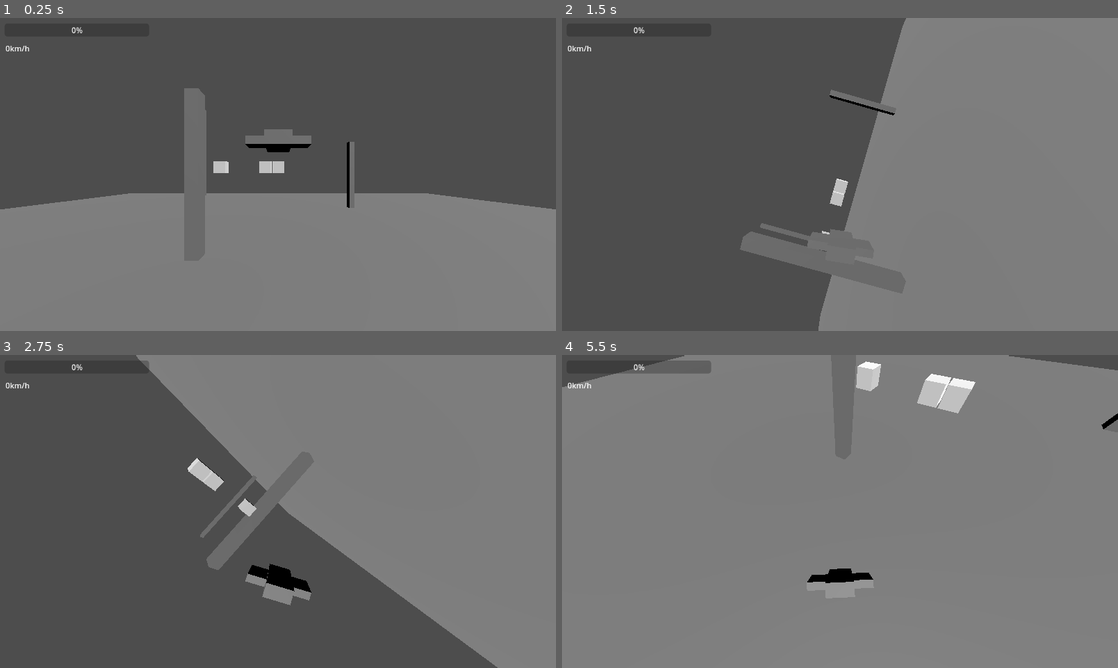
Above: before the commit, frames 1-4 (two rows, left to right).
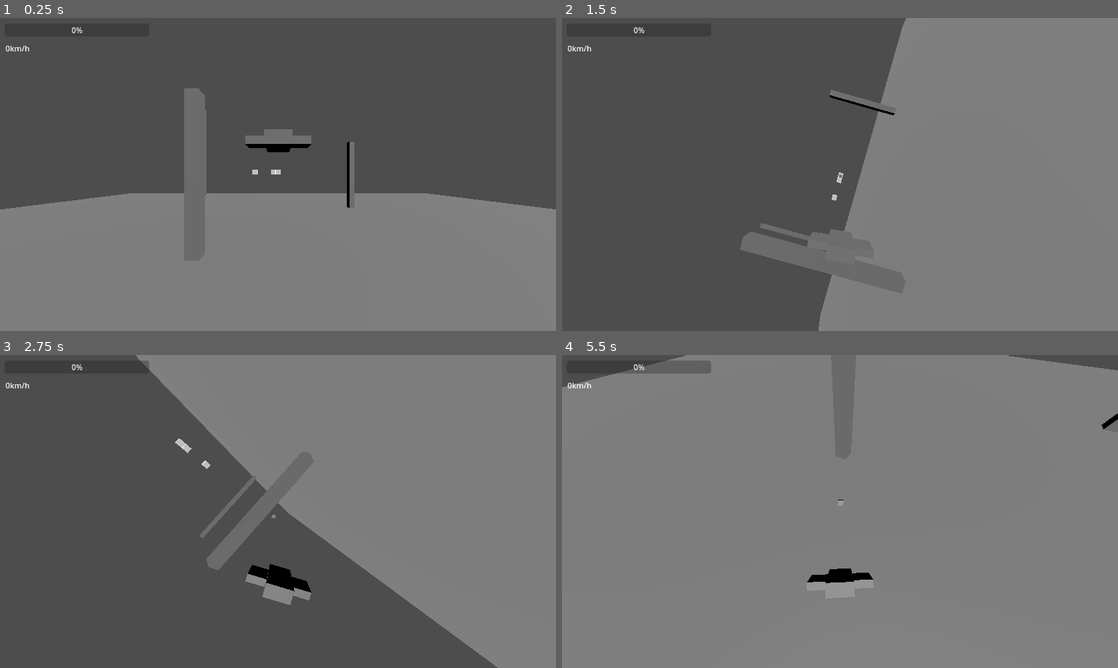
Above: after the commit, the same moments.

Repository: DnumdeYevoc/Plane-Game
Game: Godot game, scene res://game.tscn
The game is run twice, just before and just after one commit, with the same random seed, the same clock (stepped at 60 frames per second) and the same inputs.
Inputs (mouse positions are in pixels of both pictures, inside the frame that each line leads up to):
- Up to frame 1 (0.25 s): no input
- Up to frame 2 (1.5 s): move the mouse to (962, 158) at 0.52 s; hold E (roll_right) 0.53-1.28 s; hold Space (turbo) 0.53-1.28 s; click (962, 158) at 0.6 s; move the mouse to (728, 190) at 1.27 s; hold W (pitch_down) from 1.28 s (still down); tap Space (turbo) at 1.35 s
- Up to frame 3 (2.75 s): click (166, 527) at 1.55 s; move the mouse to (333, 442) at 2.02 s; release W (pitch_down) at 2.03 s; hold E (roll_right) from 2.03 s (still down); hold Space (turbo) from 2.03 s (still down); click (333, 442) at 2.1 s
- Up to frame 4 (5.5 s): move the mouse to (812, 574) at 2.77 s; release E (roll_right) at 2.78 s; release Space (turbo) at 2.78 s; hold S (pitch_up) 2.78-3.53 s; tap Space (turbo) at 2.85, 4.35 s; click (812, 574) at 3.05 s; move the mouse to (1006, 558) at 3.52 s; hold Space (turbo) 3.53-4.28 s; hold Q (roll_left) 3.53-5.03 s; click (1006, 558) at 3.6 s; move the mouse to (673, 464) at 4.27 s; click (673, 464) at 4.55 s; move the mouse to (867, 511) at 5.02 s; hold W (pitch_down) from 5.03 s (still down); hold Space (turbo) from 5.03 s (still down); click (867, 511) at 5.1 s

The runs differ from the first frame. In frame 1, 0.3% of the frame differs, in the area x 38-52%, y 45-50%; in frame 2, 0.2%; in frame 3, 0.5%; in frame 4, 1.2%, in the area x 49-75%, y 2-49%.

Commit message:
added working bullets

Diff:
--- /dev/null
+++ b/finalproject/bullet.gd
@@ -0,0 +1,39 @@
+extends MeshInstance3D
+var vel : Vector3
+
+var speed : int
+var target_pos := Vector3.ZERO
+var explode : bool
+var damage : int
+@export var resource : Resource
+
+var h_cooldown : int
+var target : Node3D
+func _ready() -> void:
+	speed = resource.speed
+	mesh = resource.mesh
+	damage = resource.damage
+	explode = resource.explode
+
+func _process(delta: float) -> void:
+	if h_cooldown > 0:
+		h_cooldown -=1
+	if h_cooldown == 1:
+		target.hit(damage)
+	var dir = position.direction_to(target_pos)
+	vel = dir *speed
+	if position.distance_to(target_pos)<speed:
+		end()
+	position += vel
+
+func end():
+	#add explsoion animation
+	if explode:
+		#await
+		pass
+	queue_free()
+
+func hit(tar):
+	var delay = position.distance_to(target_pos)/resource.speed
+	h_cooldown = delay
+	target = tar
--- /dev/null
+++ b/finalproject/bullet.tres
@@ -0,0 +1,12 @@
+[gd_resource type="Resource" load_steps=3 format=3 uid="uid://cyiy4vmnkqjxw"]
+
+[ext_resource type="Script" uid="uid://celgfdf3x0i2h" path="res://bullet_template.gd" id="1_v74cf"]
+
+[sub_resource type="BoxMesh" id="BoxMesh_l0ul8"]
+
+[resource]
+script = ExtResource("1_v74cf")
+speed = 1
+mesh = SubResource("BoxMesh_l0ul8")
+damage = 10
+explode = false
--- /dev/null
+++ b/finalproject/bullet.tscn
@@ -0,0 +1,11 @@
+[gd_scene load_steps=4 format=3 uid="uid://bt1r0eadydri3"]
+
+[ext_resource type="Script" uid="uid://bqgv6pm7pnmb3" path="res://bullet.gd" id="1_v8qja"]
+[ext_resource type="Resource" uid="uid://cyiy4vmnkqjxw" path="res://bullet.tres" id="2_t4vbm"]
+
+[sub_resource type="BoxMesh" id="BoxMesh_rtl8c"]
+
+[node name="Bullet" type="MeshInstance3D"]
+mesh = SubResource("BoxMesh_rtl8c")
+script = ExtResource("1_v8qja")
+resource = ExtResource("2_t4vbm")
--- /dev/null
+++ b/finalproject/bullet_template.gd
@@ -0,0 +1,5 @@
+extends Resource
+@export var speed : int
+@export var mesh : Mesh
+@export var damage : int
+@export var explode : bool
--- a/finalproject/game.tscn
+++ b/finalproject/game.tscn
@@ -48,10 +48,10 @@
 transform = Transform3D(1, 0, 0, 0, 1, 0, 0, 0, 1, 0, 20, 0)
 
 [node name="OtherPlayer" parent="." instance=ExtResource("2_e2o6t")]
-transform = Transform3D(2, 0, 0, 0, 2, 0, 0, 0, 2, 0, 19.9806, -20.6267)
+transform = Transform3D(2, 0, 0, 0, 2, 0, 0, 0, 2, 0, 19.9806, -60.1549)
 
 [node name="OtherPlayer2" parent="." instance=ExtResource("2_e2o6t")]
-transform = Transform3D(2, 0, 0, 0, 2, 0, 0, 0, 2, -2.2035, 19.9806, -20.6267)
+transform = Transform3D(2, 0, 0, 0, 2, 0, 0, 0, 2, -2.2035, 19.9806, -60.1549)
 
 [node name="OtherPlayer3" parent="." instance=ExtResource("2_e2o6t")]
-transform = Transform3D(2, 0, 0, 0, 2, 0, 0, 0, 2, -9.90426, 19.9806, -20.6267)
+transform = Transform3D(2, 0, 0, 0, 2, 0, 0, 0, 2, -9.90426, 19.9806, -60.1549)
--- a/finalproject/plane.tscn
+++ b/finalproject/plane.tscn
@@ -1,7 +1,8 @@
-[gd_scene load_steps=7 format=3 uid="uid://b6713dtnbcff"]
+[gd_scene load_steps=8 format=3 uid="uid://b6713dtnbcff"]
 
 [ext_resource type="Script" uid="uid://ce5d0x4sl3t4g" path="res://plane_controller.gd" id="1_f3srd"]
 [ext_resource type="Script" uid="uid://6dqxvuqamtge" path="res://3rd_person_cam.gd" id="2_dpar4"]
+[ext_resource type="Resource" uid="uid://cyiy4vmnkqjxw" path="res://bullet.tres" id="2_nqs3l"]
 
 [sub_resource type="BoxMesh" id="BoxMesh_5t0eu"]
 size = Vector3(1, 0.5, 2)
@@ -16,6 +17,8 @@
 
 [node name="Plane" type="CharacterBody3D"]
 script = ExtResource("1_f3srd")
+pivotable_gun = false
+bullet_type = ExtResource("2_nqs3l")
 
 [node name="Model" type="MeshInstance3D" parent="."]
 transform = Transform3D(-1, 0, -8.74228e-08, 0, 1, 0, 8.74228e-08, 0, -1, 0, 0, 0.095099)
@@ -56,3 +59,6 @@
 offset_top = 50.0
 offset_right = 50.0
 offset_bottom = 73.0
+
+[node name="ProjectileManager" type="Node3D" parent="."]
+top_level = true
--- a/finalproject/plane_controller.gd
+++ b/finalproject/plane_controller.gd
@@ -19,11 +19,12 @@
 @export var turbo_reload_speed:= 1.0
 @export var turbo_cooldown := 100
 
-@export var shot_range := 1000
-@export var shot_delay := 10
+@export var shot_range := 100
+
 @export var shot_damage := 100
 @export var aim_assist_radius := 3
 @export var pivotable_gun := true
+@export var bullet_type : Resource
 
 var pitch_input := 0.0
 var yaw_input := 0.0
@@ -35,13 +36,15 @@
 @onready var turbo_meter: ProgressBar = $TurboMeter
 @onready var speed_label: Label = $Speed
 @onready var aim_cast: = $AimCast
+@onready var projectile_manager: Node3D = $ProjectileManager
 
+@onready var bullet_scene = preload("res://bullet.tscn")
 
 var target : Node3D
 var t_cooldown := 0
 var h_cooldown := 0
 var screen_center : Vector2
-
+var shot_delay := 10
 func _ready() -> void:
 
 	cam.fov = fov
@@ -58,7 +61,7 @@
 	if pivotable_gun:
 		aim_cast.position.z = 0
 	else:
-		aim_cast.position.z = 5
+		aim_cast.position.z = -5
 		aim_cast.target_position = Vector3(0,0,-shot_range)
 
 	screen_center = cam.get_viewport().size /2.0
@@ -78,7 +81,6 @@
 		if t_cooldown ==0:
 			if Input.is_action_pressed("turbo"):
 					turbo_meter.value -= acceleration*delta
-					print(acceleration*delta)
 					cur_speed = lerp(cur_speed, max_speed*turbo_strength, acceleration *delta)
 					cam.fov = lerp(cam.fov, fov + 20.0, acceleration*2 *delta)
 					if turbo_meter.value <= 0:
@@ -108,19 +110,28 @@
 	#hit scan shooting
 	#ADD VARIABLE AMOUNTS OF GUNS
 	if pivotable_gun:
+		#FIX DIS
 		var rel_mouse_pos = (screen_center -get_viewport().get_mouse_position())/screen_center
 		aim_cast.target_position = Vector3(-rel_mouse_pos.x, rel_mouse_pos.y,cam.position.z)
 		aim_cast.target_position*shot_range
+
 	if Input.is_action_just_pressed("shoot"):
+		#bullet
+		var bullet = bullet_scene.instantiate()
+		bullet.resource = bullet_type
+		bullet.position = position
+		bullet.rotation = rotation
+		bullet.target_pos = to_global(aim_cast.target_position)
+
 		if aim_cast.is_colliding():
 			target = aim_cast.get_collider(0)
-			h_cooldown = shot_delay
-	if h_cooldown > 0:
-		h_cooldown -=1
 
-	if h_cooldown == 1:
-		if target.is_in_group("bullet_collision"):
-			target.hit(shot_damage)
+			if target.is_in_group("bullet_collision"):
+				bullet.target_pos = target.position
+				bullet.hit(target)
+
+		projectile_manager.add_child(bullet)
+
 
 func _physics_process(delta: float) -> void:
 	#input
Not shown, added: finalproject/bullet.gd.uid
Not shown, added: finalproject/bullet_template.gd.uid
